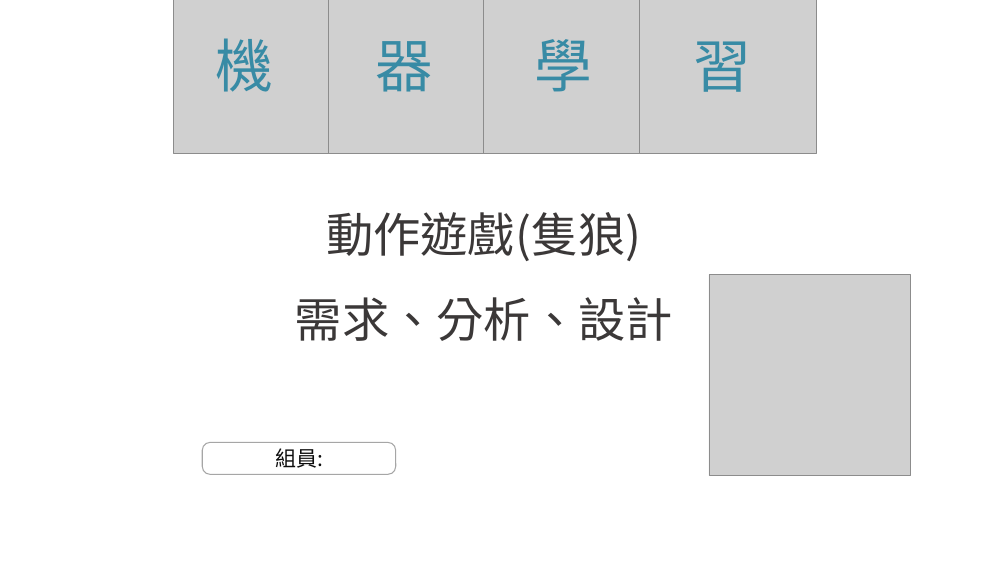
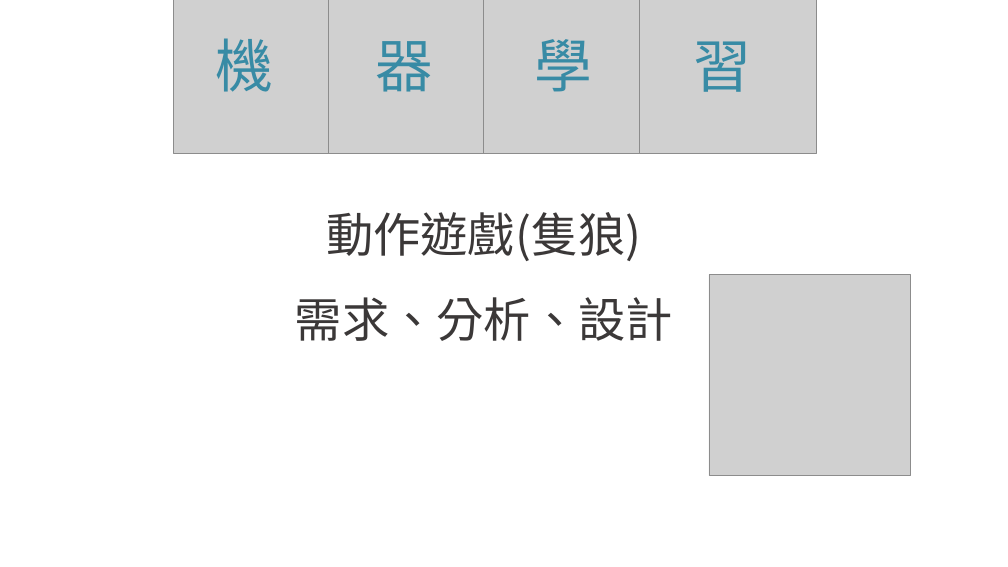
Before and after one commit to qazws5314/123, a slide deck: slide 1 of 機器學習 (2).pptx. Drawn at 1008x567 pixels with LibreOffice and Linux fonts; fonts in the diff are those of the drawing; grey boxes stand for pictures; background and template pictures are left out. Boxes give left, top, right and bottom in pixels: in the first picture for what was removed or moved away, otherwise in the second. Text is boxed around its words. In the diff, an @@ line names an element or a change of style, - is before the commit and + after.

```diff
--- a/機器學習 (2).pptx
+++ b/機器學習 (2).pptx
@@ rounded rectangle removed at (203,442,396,474) @@
-組員:
```
Also in this commit, not shown: 1 other slide changed.
